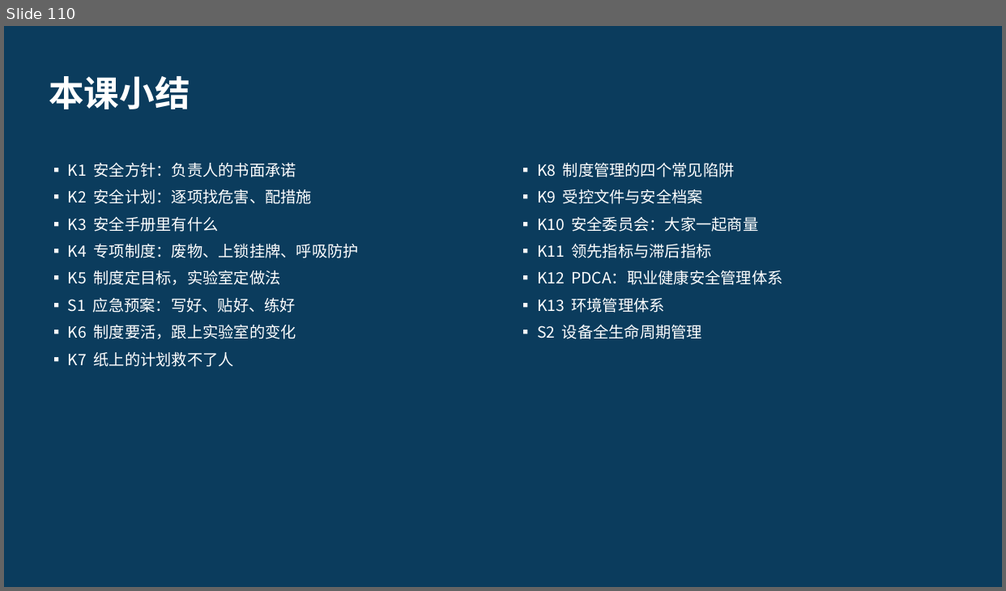
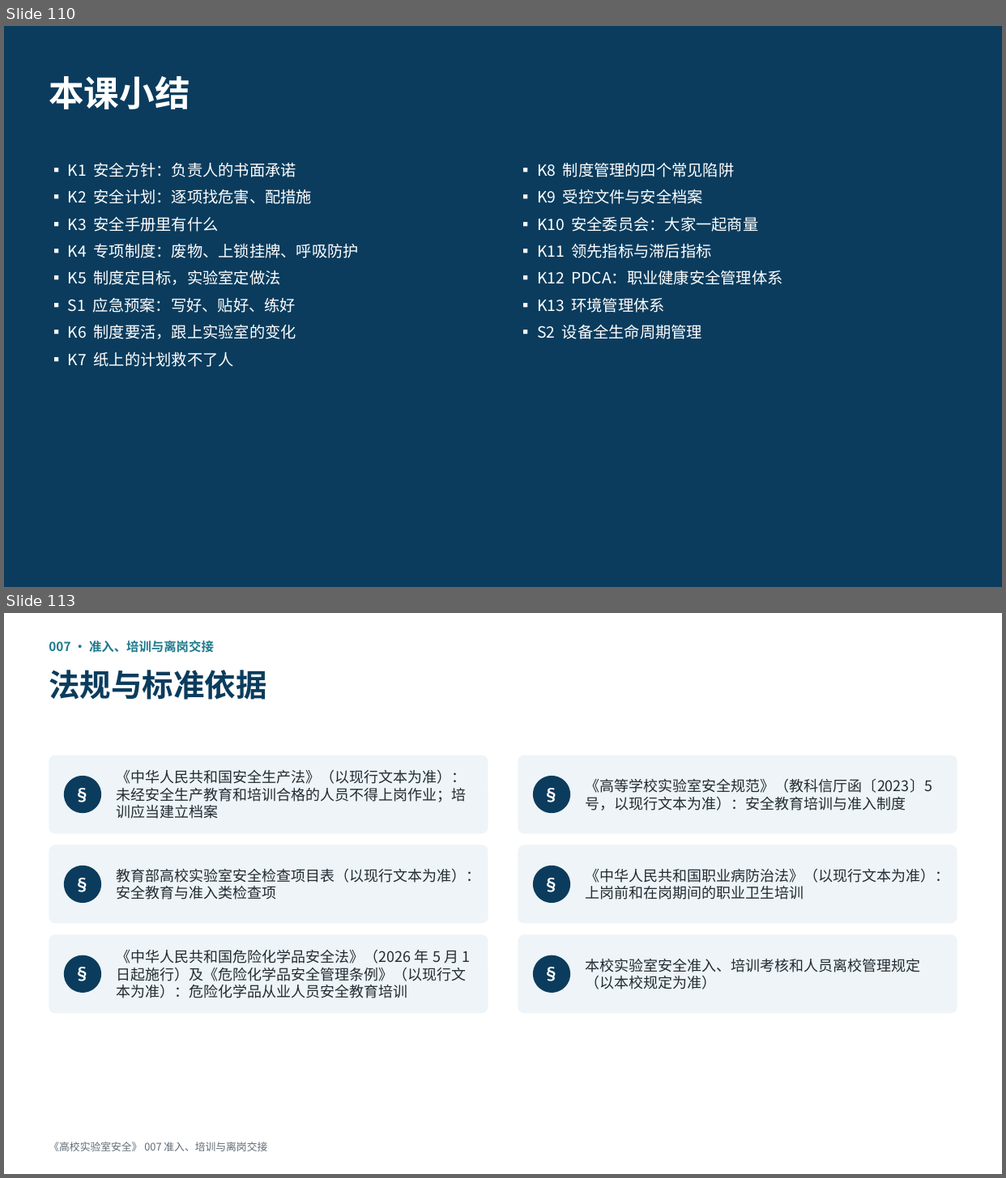
Before and after one commit to hanrongwx-max/videoyoutubo, a slide deck: course/高校实验室安全/课件/第1章_法规、管理与安全文化.pptx. Shown one above the other, each under a label of ours: slide 110 before the commit, slides 110 and 113 after it; the slides between them are not shown. The pictures are 1006x591 and 1006x1178 pixels, drawn with LibreOffice and Linux fonts; fonts in the diff are those of the drawing. Boxes give left, top, right and bottom in pixels: in the first picture for what was removed or moved away, otherwise in the second. Text is boxed around its words. In the diff, an @@ line names an element or a change of style, - is before the commit and + after.

```diff
--- a/course/高校实验室安全/课件/第1章_法规、管理与安全文化.pptx
+++ b/course/高校实验室安全/课件/第1章_法规、管理与安全文化.pptx
@@ slide 113 added at (4,613,1002,1174), background #FFFFFF @@
@@ text added at (49,641,214,653), 12 pt, text #1D7A8C, bold @@
+007 · 准入、培训与离岗交接
@@ text added at (49,670,266,700), 30 pt, text #0B3C5D, bold @@
+法规与标准依据
@@ rounded rectangle added at (49,756,488,834), fill #EEF4F7 @@
@@ rounded rectangle added at (518,756,957,834), fill #EEF4F7 @@
@@ ellipse added at (64,776,101,813), fill #0B3C5D, 16 pt, text #FFFFFF, bold @@
+§
@@ text added at (117,770,467,819), 14 pt, text #222B33 @@
+《中华人民共和国安全生产法》（以现行文本为准）：未经安全生产教育和培训合格的人员不得上岗作业；培训应当建立档案
@@ ellipse added at (533,776,571,813), fill #0B3C5D, 16 pt, text #FFFFFF, bold @@
+§
@@ text added at (586,779,932,811), 14 pt, text #222B33 @@
+《高等学校实验室安全规范》（教科信厅函〔2023〕5 号，以现行文本为准）：安全教育培训与准入制度
@@ rounded rectangle added at (49,845,488,924), fill #EEF4F7 @@
@@ rounded rectangle added at (518,845,957,924), fill #EEF4F7 @@
@@ ellipse added at (64,866,101,904), fill #0B3C5D, 16 pt, text #FFFFFF, bold @@
+§
@@ text added at (117,869,481,900), 14 pt, text #222B33 @@
+教育部高校实验室安全检查项目表（以现行文本为准）：安全教育与准入类检查项
@@ ellipse added at (533,866,571,904), fill #0B3C5D, 16 pt, text #FFFFFF, bold @@
+§
@@ text added at (586,869,950,900), 14 pt, text #222B33 @@
+《中华人民共和国职业病防治法》（以现行文本为准）：上岗前和在岗期间的职业卫生培训
@@ rounded rectangle added at (49,935,488,1013), fill #EEF4F7 @@
@@ text added at (117,950,470,999), 14 pt, text #222B33 @@
+《中华人民共和国危险化学品安全法》（2026 年 5 月 1 日起施行）及《危险化学品安全管理条例》（以现行文本为准）：危险化学品从业人员安全教育培训
@@ rounded rectangle added at (518,935,957,1013), fill #EEF4F7 @@
@@ ellipse added at (64,956,101,994), fill #0B3C5D, 16 pt, text #FFFFFF, bold @@
+§
@@ ellipse added at (533,956,571,994), fill #0B3C5D, 16 pt, text #FFFFFF, bold @@
+§
@@ text added at (586,959,921,990), 14 pt, text #222B33 @@
+本校实验室安全准入、培训考核和人员离校管理规定（以本校规定为准）
@@ text added at (49,1142,267,1152), 10 pt, text #5F6B75 @@
+《高校实验室安全》 007 准入、培训与离岗交接
```
Also in this commit, not shown: 20 other slides added, 2 other files.
